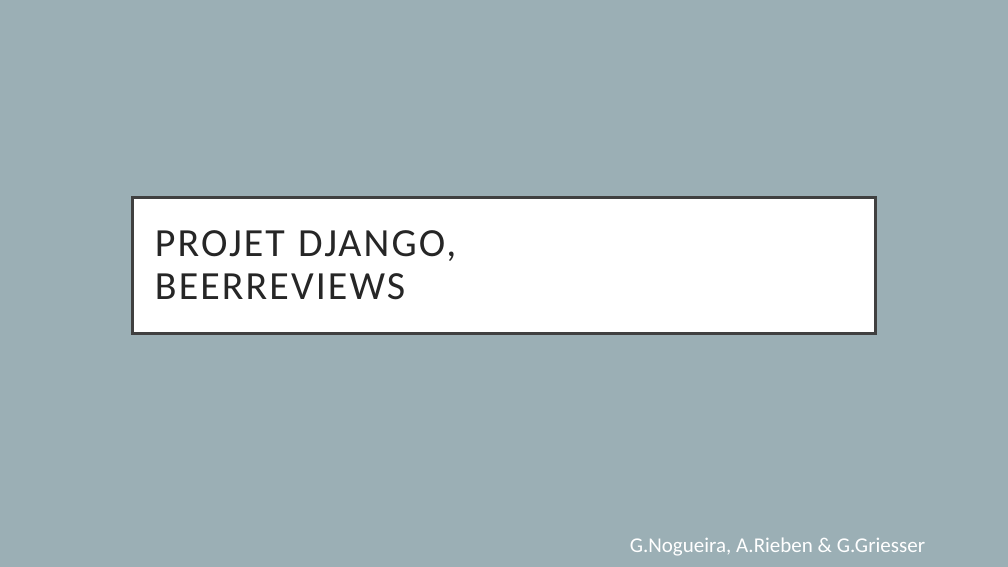
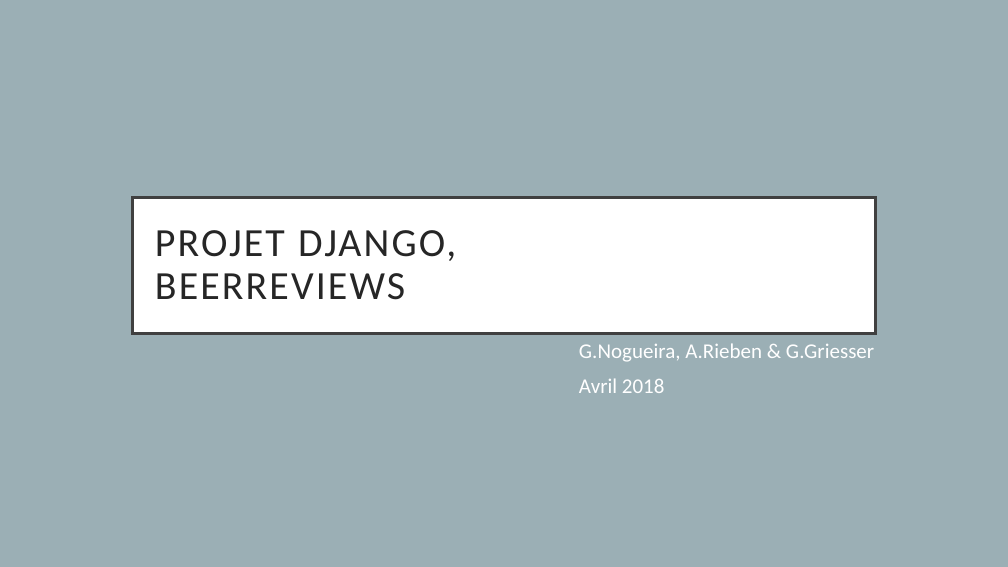
Before and after one commit to HE-Arc/BeerReviews, a slide deck: slide 1 of documents/PresentationBeerReview.pptx. Drawn at 1008x567 pixels with LibreOffice and Linux fonts; fonts in the diff are those of the drawing. Boxes give left, top, right and bottom in pixels: in the first picture for what was removed or moved away, otherwise in the second. Text is boxed around its words. In the diff, an @@ line names an element or a change of style, - is before the commit and + after.

Commit message:
pptx

```diff
--- a/documents/PresentationBeerReview.pptx
+++ b/documents/PresentationBeerReview.pptx
@@ subtitle "G.Nogueira, A.Rieben & G.Griesser": place and size @@
-subtitle "G.Nogueira, A.Rieben & G.Griesser" at [630,537,925,556]
+subtitle "G.Nogueira, A.Rieben & G.Griesser" at [579,343,874,393]
@@ subtitle at [579,378,665,393]: paragraph added @@
+Avril 2018
```
